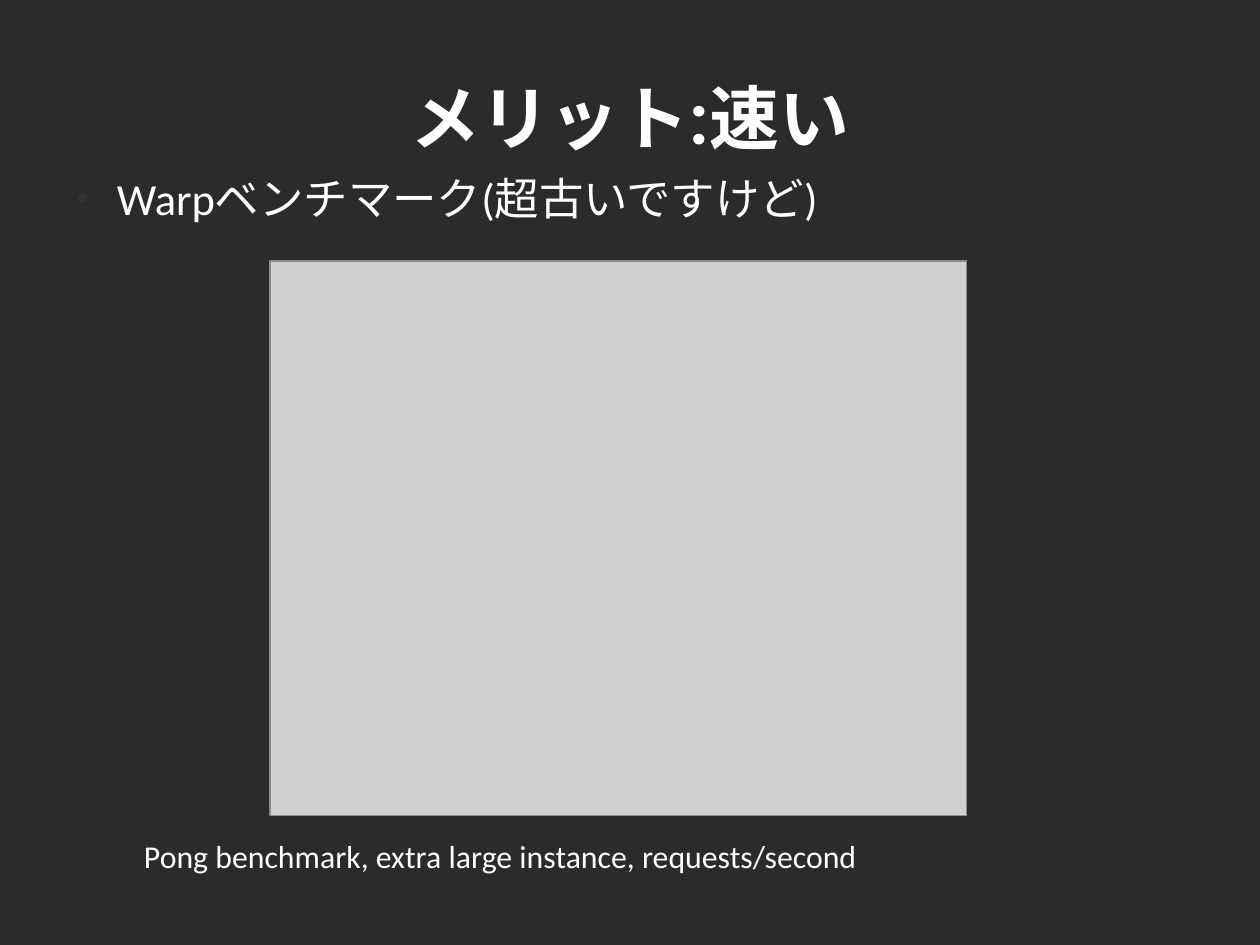
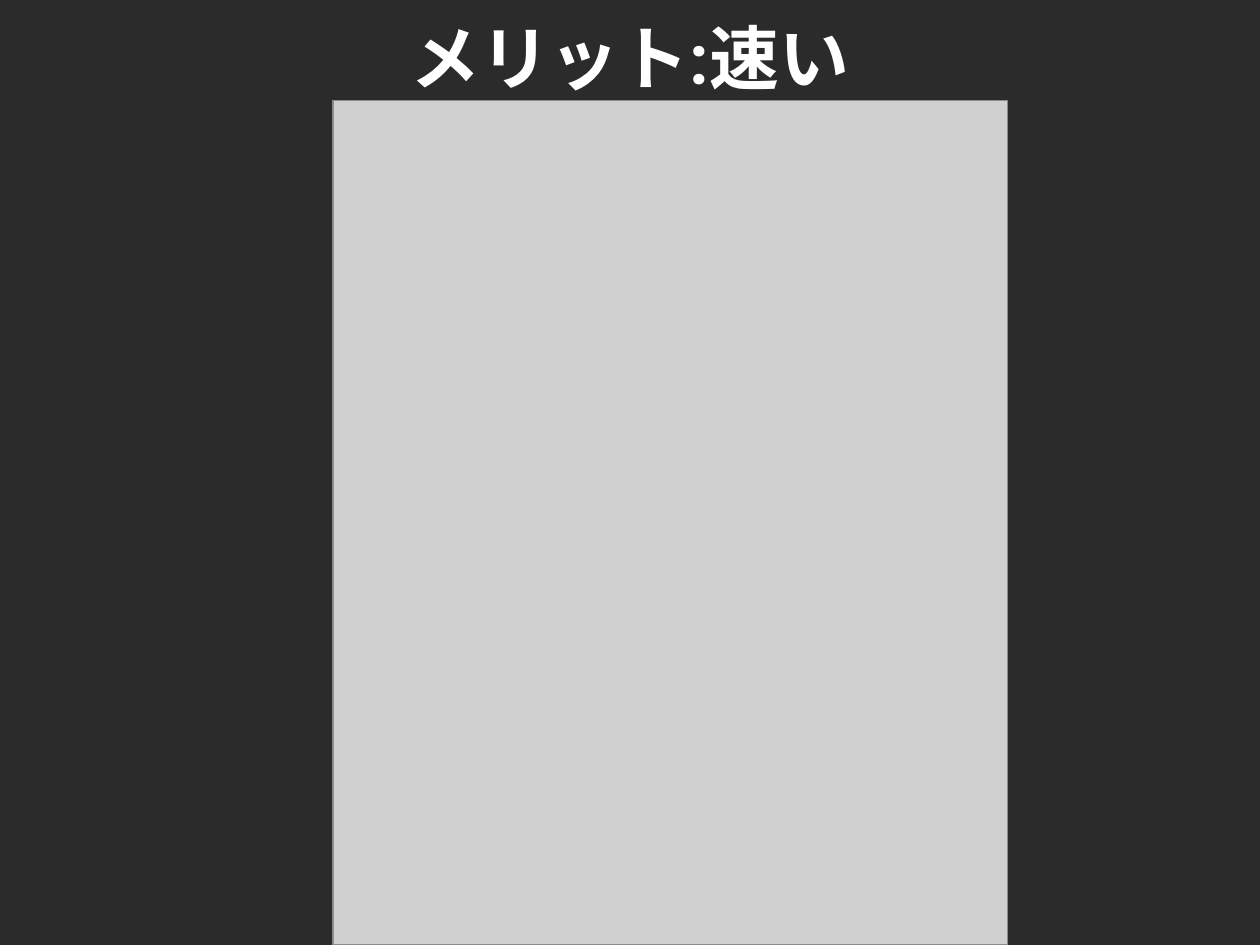
Before and after one commit to cutsea110/cross-slide, a slide deck: slide 23 of CROSS-Yesod.odp. Drawn at 1260x945 pixels with LibreOffice and Linux fonts; fonts in the diff are those of the drawing; grey boxes stand for pictures; background and template pictures are left out; a plain dark background stands for a picture behind light text. Boxes give left, top, right and bottom in pixels: in the first picture for what was removed or moved away, otherwise in the second. Text is boxed around its words. In the diff, an @@ line names an element or a change of style, - is before the commit and + after.

Commit message:
Update benchmark image and demerite

```diff
--- a/CROSS-Yesod.odp
+++ b/CROSS-Yesod.odp
@@ title "メリット:速い" rewrapped from [410, 84, 849, 151] to [410, 24, 849, 101] @@
@@ picture: place and size @@
-picture at [270, 261, 967, 815]
+picture at [333, 101, 1007, 945]
@@ text removed at [117, 178, 818, 222] @@
-● Warpベンチマーク(超古いですけど)
@@ text removed at [144, 846, 856, 874] @@
-Pong benchmark, extra large instance, requests/second
```
Also in this commit, not shown: 1 other slide changed, 1 other file.
